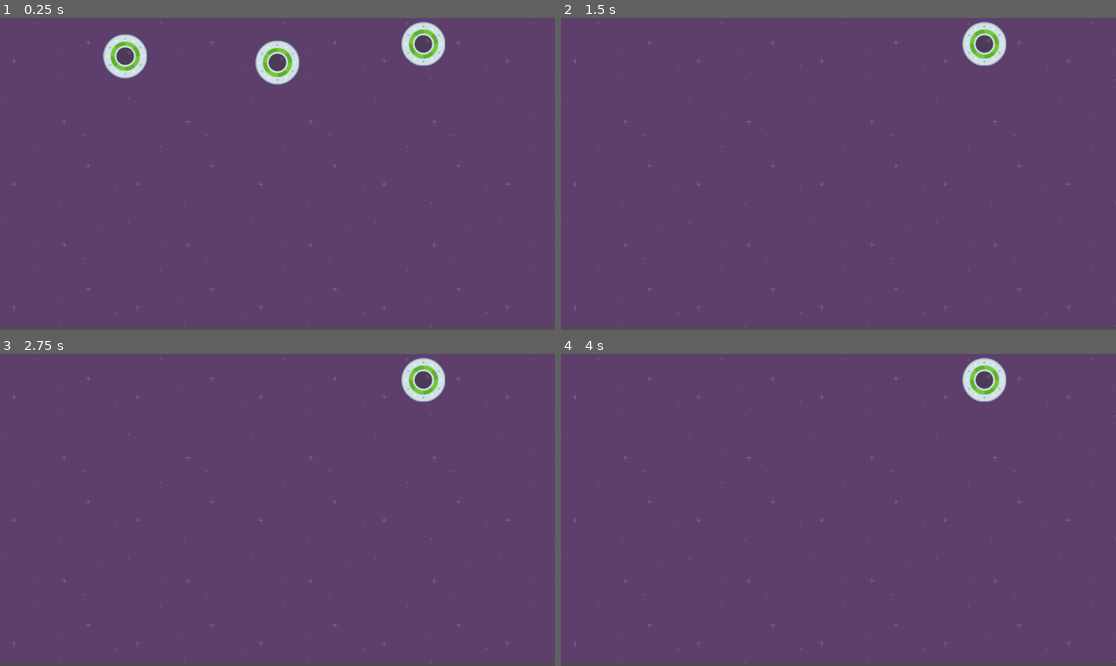
Above: before the commit, frames 1-4 (two rows, left to right).
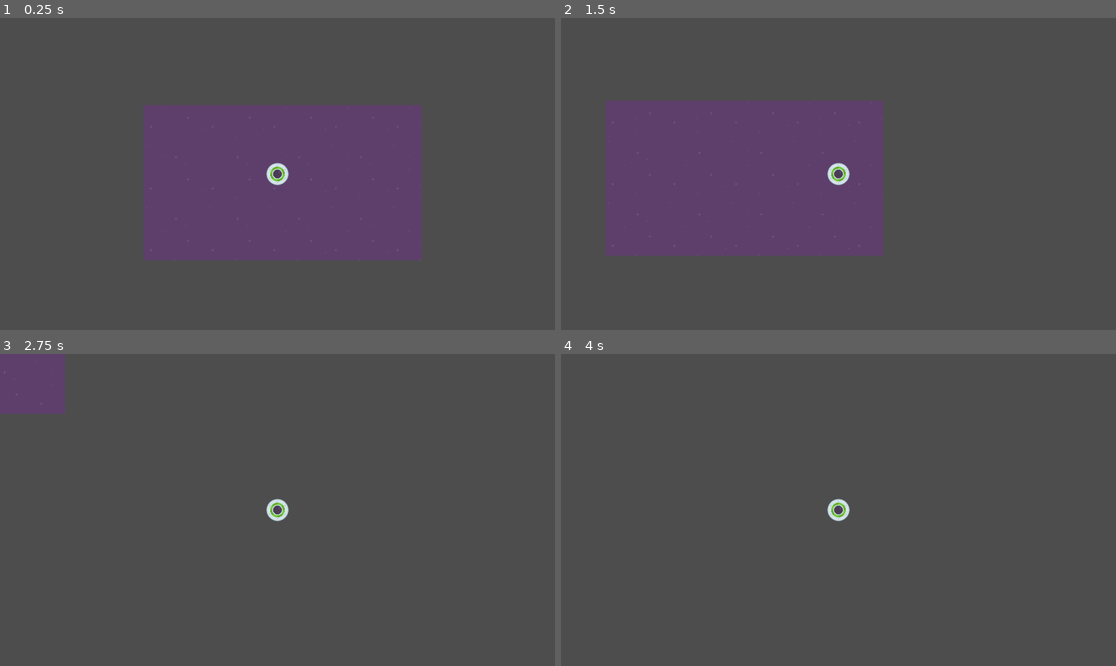
Above: after the commit, the same moments.

Repository: DooDooPark/LearningFirstGodot
Game: Godot game, scene res://scenes/my_level.tscn
Same seed, same stepped clock (60 frames per second), same inputs: the game is played once before the commit and once after it.
Inputs:
- Up to frame 1 (0.25 s): no input
- Up to frame 2 (1.5 s): hold Right (move_right, bound only after the commit) 0.53-1.28 s; hold S (move_down, bound only after the commit) from 1.28 s (still down)
- Up to frame 3 (2.75 s): release S (move_down, bound only after the commit) at 2.03 s; hold Right (move_right, bound only after the commit) from 2.03 s (still down)
- Up to frame 4 (4 s): release Right (move_right, bound only after the commit) at 2.78 s; hold Up (move_up, bound only after the commit) 2.78-3.53 s; tap Enter at 3.5 s; hold A (move_left, bound only after the commit) from 3.53 s (still down)

The runs differ from the first frame. In frame 1, 74% of the frame differs, in the area x 0-100%, y 0-100%; in frame 2, 74%; in frame 3, 97%; in frame 4, 99%.

Commit message:
2d camera add _boring

Diff:
--- a/project.godot
+++ b/project.godot
@@ -14,3 +14,34 @@
 run/main_scene="res://scenes/my_level.tscn"
 config/features=PackedStringArray("4.1", "Forward Plus")
 config/icon="res://assets/icon.svg"
+
+[display]
+
+window/vsync/vsync_mode=0
+
+[input]
+
+move_right={
+"deadzone": 0.5,
+"events": [Object(InputEventKey,"resource_local_to_scene":false,"resource_name":"","device":0,"window_id":0,"alt_pressed":false,"shift_pressed":false,"ctrl_pressed":false,"meta_pressed":false,"pressed":false,"keycode":0,"physical_keycode":4194321,"key_label":0,"unicode":0,"echo":false,"script":null)
+, Object(InputEventKey,"resource_local_to_scene":false,"resource_name":"","device":0,"window_id":0,"alt_pressed":false,"shift_pressed":false,"ctrl_pressed":false,"meta_pressed":false,"pressed":false,"keycode":0,"physical_keycode":68,"key_label":0,"unicode":0,"echo":false,"script":null)
+]
+}
+move_left={
+"deadzone": 0.5,
+"events": [Object(InputEventKey,"resource_local_to_scene":false,"resource_name":"","device":0,"window_id":0,"alt_pressed":false,"shift_pressed":false,"ctrl_pressed":false,"meta_pressed":false,"pressed":false,"keycode":0,"physical_keycode":65,"key_label":0,"unicode":0,"echo":false,"script":null)
+, Object(InputEventKey,"resource_local_to_scene":false,"resource_name":"","device":0,"window_id":0,"alt_pressed":false,"shift_pressed":false,"ctrl_pressed":false,"meta_pressed":false,"pressed":false,"keycode":0,"physical_keycode":4194319,"key_label":0,"unicode":0,"echo":false,"script":null)
+]
+}
+move_up={
+"deadzone": 0.5,
+"events": [Object(InputEventKey,"resource_local_to_scene":false,"resource_name":"","device":0,"window_id":0,"alt_pressed":false,"shift_pressed":false,"ctrl_pressed":false,"meta_pressed":false,"pressed":false,"keycode":0,"physical_keycode":4194320,"key_label":0,"unicode":0,"echo":false,"script":null)
+, Object(InputEventKey,"resource_local_to_scene":false,"resource_name":"","device":0,"window_id":0,"alt_pressed":false,"shift_pressed":false,"ctrl_pressed":false,"meta_pressed":false,"pressed":false,"keycode":0,"physical_keycode":87,"key_label":0,"unicode":0,"echo":false,"script":null)
+]
+}
+move_down={
+"deadzone": 0.5,
+"events": [Object(InputEventKey,"resource_local_to_scene":false,"resource_name":"","device":0,"window_id":0,"alt_pressed":false,"shift_pressed":false,"ctrl_pressed":false,"meta_pressed":false,"pressed":false,"keycode":0,"physical_keycode":83,"key_label":0,"unicode":0,"echo":false,"script":null)
+, Object(InputEventKey,"resource_local_to_scene":false,"resource_name":"","device":0,"window_id":0,"alt_pressed":false,"shift_pressed":false,"ctrl_pressed":false,"meta_pressed":false,"pressed":false,"keycode":0,"physical_keycode":4194322,"key_label":0,"unicode":0,"echo":false,"script":null)
+]
+}
--- a/scenes/Player.tscn
+++ b/scenes/Player.tscn
@@ -8,6 +8,7 @@
 
 [node name="1" type="RigidBody2D"]
 position = Vector2(576, 288)
+gravity_scale = 0.0
 script = ExtResource("1_tmm2o")
 
 [node name="Sprite2D" type="Sprite2D" parent="."]
@@ -15,3 +16,7 @@
 
 [node name="CollisionShape2D" type="CollisionShape2D" parent="."]
 shape = SubResource("CircleShape2D_ypdcj")
+
+[node name="Camera2D" type="Camera2D" parent="."]
+zoom = Vector2(0.5, 0.5)
+position_smoothing_speed = 3.0
--- a/scenes/my_level.tscn
+++ b/scenes/my_level.tscn
@@ -14,11 +14,4 @@
 stretch_mode = 1
 
 [node name="Player" parent="." instance=ExtResource("2_0v2s2")]
-position = Vector2(576, 64)
-
-[node name="Player2" parent="." instance=ExtResource("2_0v2s2")]
-position = Vector2(260, 51)
-
-[node name="Player3" parent="." instance=ExtResource("2_0v2s2")]
-position = Vector2(879, 54)
-gravity_scale = 0.0
+position = Vector2(555, 285)
--- a/scripts/Player.gd
+++ b/scripts/Player.gd
@@ -1,18 +1,19 @@
 extends RigidBody2D
 
+var force = 1500;
 
-# Called when the node enters the scene tree for the first time.
 func _ready():
-#	print('Hello world!')
-	test()
-	pass # Replace with function body.
+	var force = 10
+	print(force);
 
-
-# Called every frame. 'delta' is the elapsed time since the previous frame.
-#func _process(delta):
-#	pass
-
-func test():
-	# print('this is test function')
-	print('godot vs code test');
-	# pass
+func _physics_process(delta):
+	#unity physics update.
+	var force = 1000;
+	if Input.is_action_pressed("move_right"):
+		apply_force(Vector2(force,0))
+	if Input.is_action_pressed("move_left"):
+		apply_force(Vector2(-force,0))
+	if Input.is_action_pressed("move_up"):
+		apply_force(Vector2(0,-force))
+	if Input.is_action_pressed("move_down"):
+		apply_force(Vector2(0,force))
